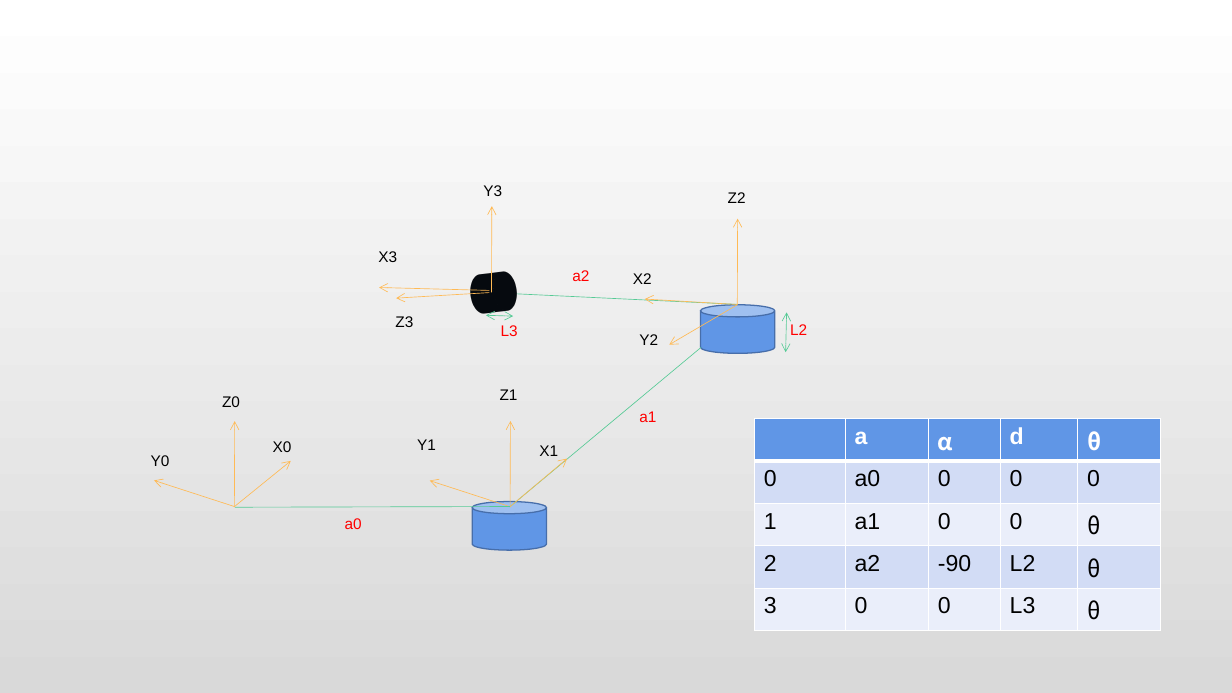
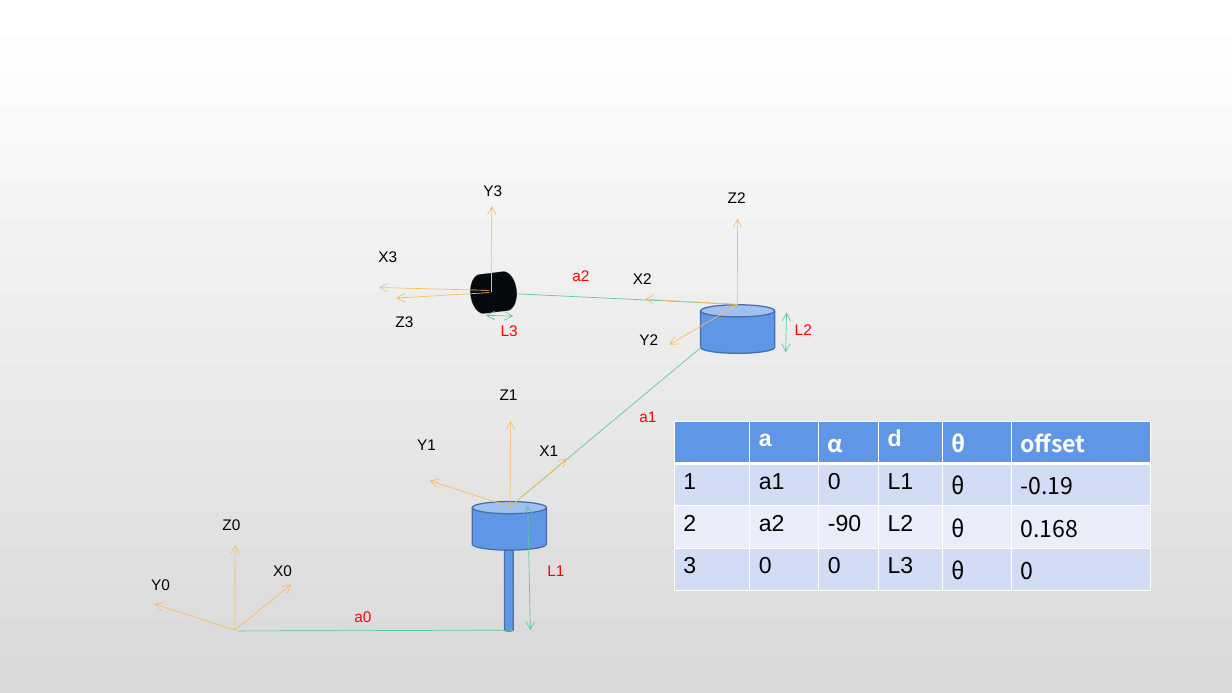
Before and after one commit to linliawxm/RobotArm, a slide deck: slide 4 of RobotArm.pptx. Drawn at 1232x693 pixels with LibreOffice and Linux fonts; fonts in the diff are those of the drawing. Boxes give left, top, right and bottom in pixels: in the first picture for what was removed or moved away, otherwise in the second. Text is boxed around its words. In the diff, an @@ line names an element or a change of style, - is before the commit and + after.

```diff
--- a/RobotArm.pptx
+++ b/RobotArm.pptx
@@ text "L2": place and size @@
-text "L2" at (790, 324, 807, 335)
+text "L2" at (795, 324, 812, 335)
@@ table at (675, 421, 1152, 634) @@
- | a | α | d | θ
-0 | a0 | 0 | 0 | 0
-1 | a1 | 0 | 0 | θ
-2 | a2 | -90 | L2 | θ
-3 | 0 | 0 | L3 | θ
+ | a | α | d | θ | offset
+1 | a1 | 0 | L1 | θ | -0.19
+2 | a2 | -90 | L2 | θ | 0.168
+3 | 0 | 0 | L3 | θ | 0
@@ table: place and size @@
-table at (755, 419, 1162, 631)
+table at (675, 421, 1152, 634)
@@ double arrow added from (528, 506) to (531, 630), #56CA95 0.5 pt @@
@@ cylinder added at (505, 530, 513, 631), fill #6096E6, outline #476FAA 1 pt @@
@@ 3 texts, 3 arrows: place and size @@
-3 texts, 3 arrows at (151, 396, 292, 507)
+3 texts, 3 arrows at (151, 519, 292, 631)
@@ text added at (547, 565, 564, 576), 12 pt, text #FF0000 @@
+L1
@@ text "a0": place and size @@
-text "a0" at (345, 518, 362, 529)
+text "a0" at (354, 611, 371, 622)
@@ line moved from (235, 507) - (510, 506) to (238, 631) - (513, 630) @@
```
Also in this commit, not shown: 4 other files.
